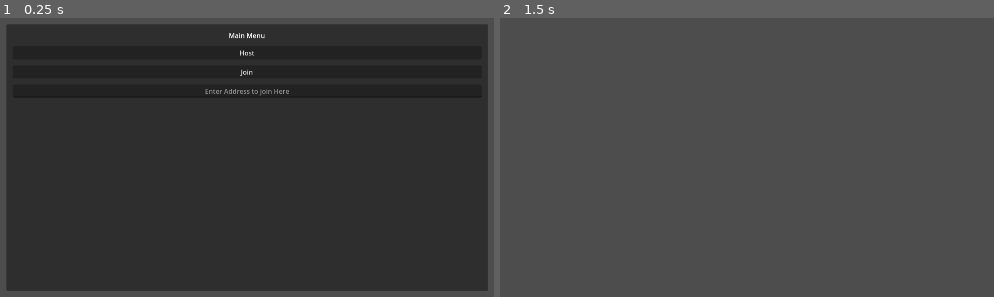
Above: before the commit, frames 1-2 (left to right).
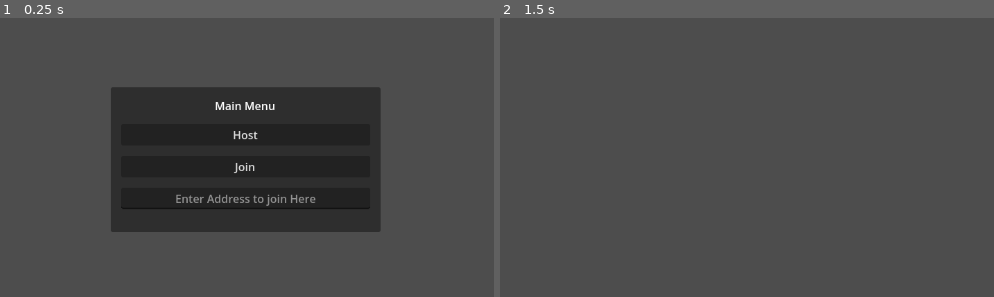
Above: after the commit, the same moments.

Repository: kassarl/mutiny
Game: Godot game, scene res://Environment/Level.tscn
Same seed, same stepped clock (60 frames per second), same inputs: the game is played once before the commit and once after it.
Inputs (mouse positions are in pixels of both pictures, inside the frame that each line leads up to):
- Up to frame 1 (0.25 s): no input
- Up to frame 2 (1.5 s): tap Enter at 0.5 s; move the mouse to (924, 132) at 0.52 s; hold D (right) 0.53-1.25 s; hold Ctrl (crouch) 0.53-1.25 s; click (924, 132) at 0.67 s; tap Space (jump) at 0.77 s; click "Host" at 1.25 s

The runs differ from the first frame. In frame 1, 65% of the frame differs, in the area x 1-99%, y 2-98%; in frame 2, nothing differs.
Error in both runs: Invalid call. Nonexistent function 'get' in base 'Nil'. (res://llm/openai_client.gd:84)

Commit message:
Fixing window size

Diff:
--- a/project.godot
+++ b/project.godot
@@ -14,19 +14,14 @@
 run/main_scene="res://Environment/Level.tscn"
 config/features=PackedStringArray("4.3", "Forward Plus")
 
-[display]
-
-window/size/viewport_width=1920
-window/size/viewport_height=1080
-
 [input]
 
-forward={
+up={
 "deadzone": 0.5,
 "events": [Object(InputEventKey,"resource_local_to_scene":false,"resource_name":"","device":-1,"window_id":0,"alt_press …(192 unchanged characters)…
 ]
 }
-back={
+down={
 "deadzone": 0.5,
 "events": [Object(InputEventKey,"resource_local_to_scene":false,"resource_name":"","device":-1,"window_id":0,"alt_press …(192 unchanged characters)…
 ]
@@ -61,6 +56,16 @@
 "events": [Object(InputEventKey,"resource_local_to_scene":false,"resource_name":"","device":-1,"window_id":0,"alt_press …(192 unchanged characters)…
 ]
 }
+forward={
+"deadzone": 0.5,
+"events": [Object(InputEventKey,"resource_local_to_scene":false,"resource_name":"","device":-1,"window_id":0,"alt_pressed":false,"shift_pressed":false,"ctrl_pressed":false,"meta_pressed":false,"pressed":false,"keycode":0,"physical_keycode":87,"key_label":0,"unicode":119,"location":0,"echo":false,"script":null)
+]
+}
+back={
+"deadzone": 0.5,
+"events": [Object(InputEventKey,"resource_local_to_scene":false,"resource_name":"","device":-1,"window_id":0,"alt_pressed":false,"shift_pressed":false,"ctrl_pressed":false,"meta_pressed":false,"pressed":false,"keycode":0,"physical_keycode":83,"key_label":0,"unicode":115,"location":0,"echo":false,"script":null)
+]
+}
 jump={
 "deadzone": 0.5,
 "events": [Object(InputEventKey,"resource_local_to_scene":false,"resource_name":"","device":-1,"window_id":0,"alt_press …(191 unchanged characters)…
